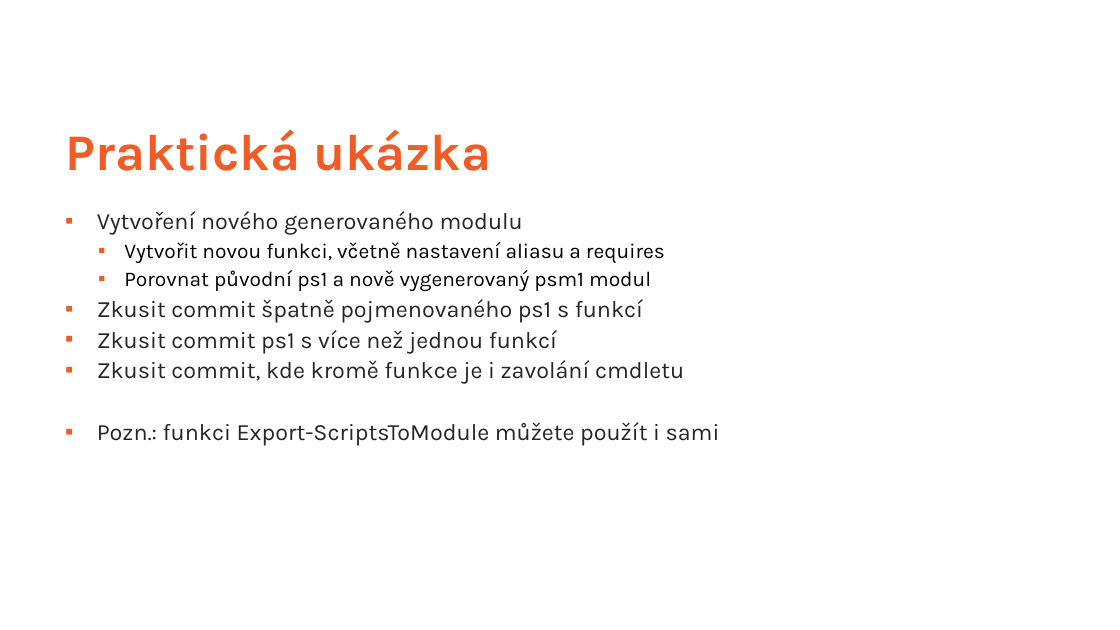
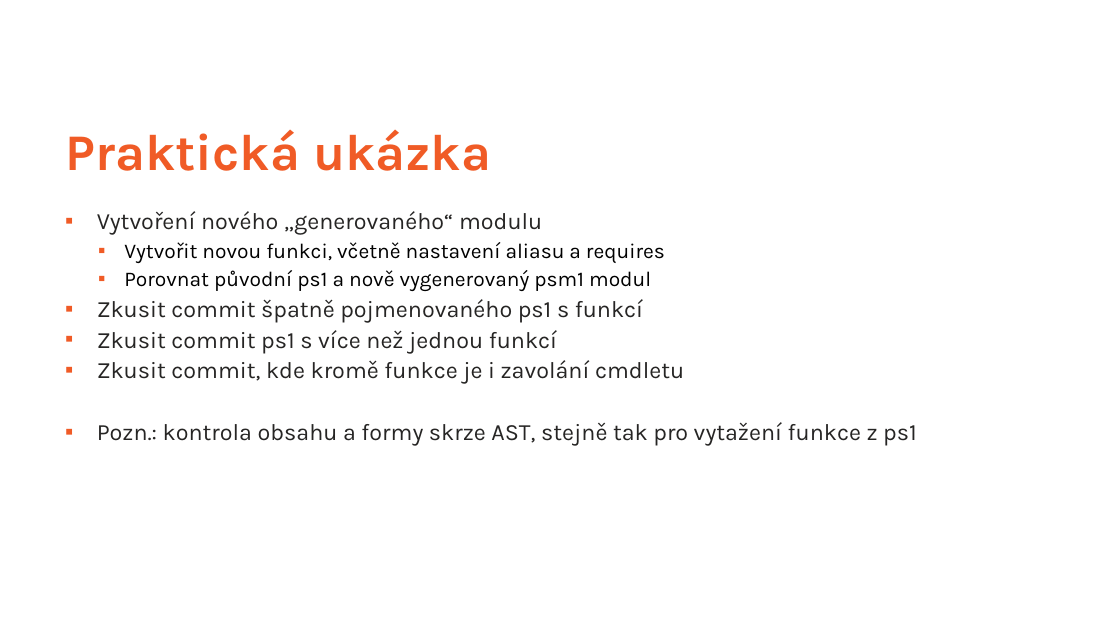
Before and after one commit to ztrhgf/Powershell_CICD_repository, a slide deck: slide 25 of WUG slajdy.pptx (slide 23 before the commit). Drawn at 1120x630 pixels with LibreOffice and Linux fonts; fonts in the diff are those of the drawing; background and template pictures are left out. Boxes give left, top, right and bottom in pixels: in the first picture for what was removed or moved away, otherwise in the second. Text is boxed around its words. In the diff, an @@ line names an element or a change of style, - is before the commit and + after.

```diff
--- a/WUG slajdy.pptx
+++ b/WUG slajdy.pptx
@@ text at [97,211,542,234]: text changed @@
-▪ Vytvoření nového generovaného modulu
+▪ Vytvoření nového „generovaného“ modulu
@@ text at [97,422,917,445]: text changed @@
-▪ Pozn.: funkci Export-ScriptsToModule můžete použít i sami
+▪ Pozn.: kontrola obsahu a formy skrze AST, stejně tak pro vytažení funkce z ps1
```
Also in this commit, not shown: 30 other slides changed, 4 slides added, 1 slide removed.
